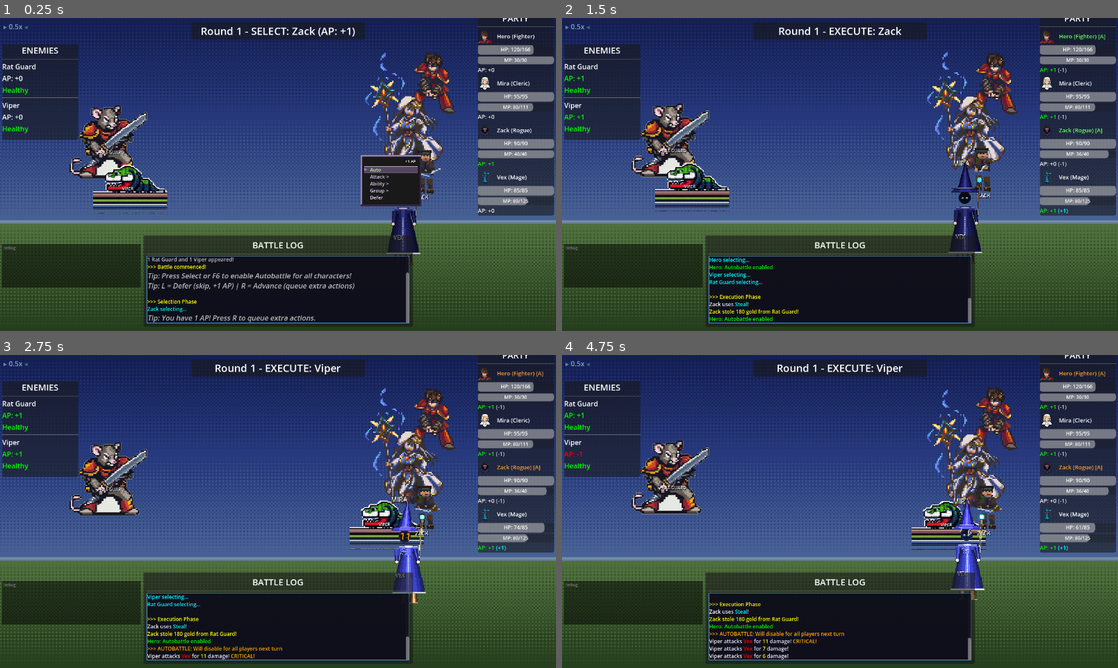
Above: before the commit, frames 1-4 (two rows, left to right).
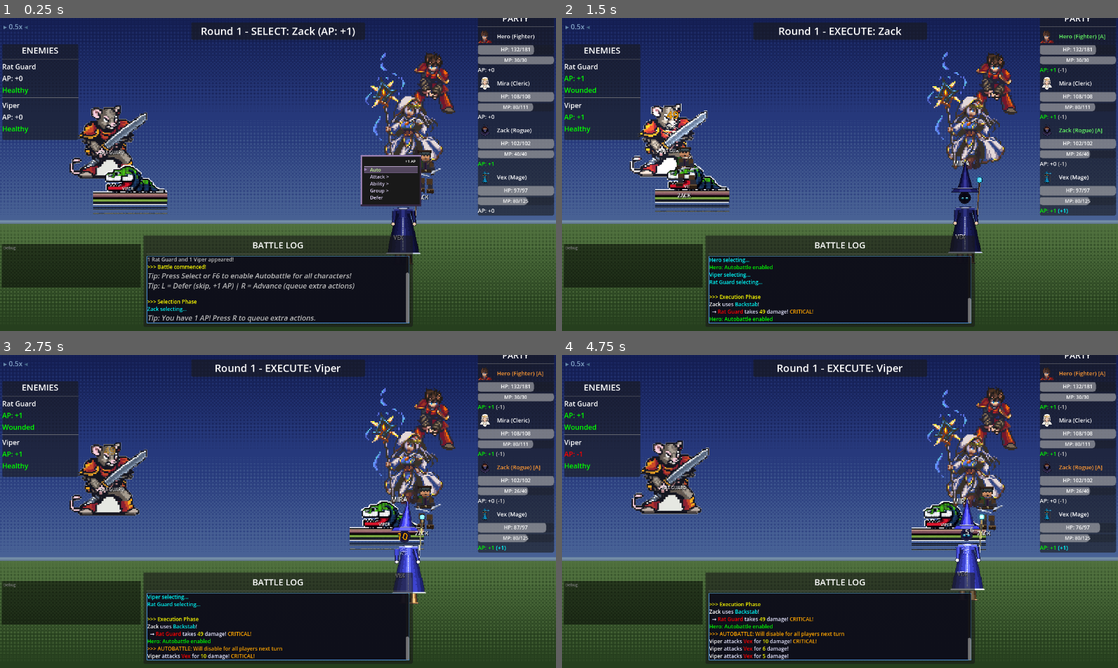
Above: after the commit, the same moments.

Repository: struktured-labs/cowardly-irregular
Game: Godot game, scene res://src/battle/BattleScene.tscn
The game is run twice, just before and just after one commit, with the same random seed, the same clock (stepped at 60 frames per second) and the same inputs. This scene is started directly instead of the project's main scene.
Inputs (mouse positions are in pixels of both pictures, inside the frame that each line leads up to):
- Up to frame 1 (0.25 s): no input
- Up to frame 2 (1.5 s): tap Enter at 0.5 s; move the mouse to (962, 158) at 0.52 s; hold Right (ui_right) 0.53-1.25 s; hold R (battle_advance) 0.53-1.25 s; click (962, 158) at 0.67 s; tap Z (ui_accept) at 0.77, 1.07 s; drag from (728, 190) to (812, 237) at 1.27 s
- Up to frame 3 (2.75 s): move the mouse to (333, 442) at 2.02 s; hold Right (ui_right) from 2.03 s (still down); hold Tab (battle_toggle_auto) from 2.03 s (still down)
- Up to frame 4 (4.75 s): release Right (ui_right) at 2.75 s; release Tab (battle_toggle_auto) at 2.75 s; drag from (812, 574) to (673, 464) at 2.77 s; move the mouse to (1006, 558) at 3.52 s; hold Left (ui_left) 3.53-4.25 s; tap E (camera_rotate_right) at 3.6 s; tap Z (ui_accept) at 3.77, 4.07 s; drag from (673, 464) to (756, 433) at 4.27 s

The runs differ from the first frame. In frame 1, 0.1% of the frame differs, in the area x 90-97%, y 8-56%; in frame 2, 2.5%, in the area x 0-99%, y 8-95%; in frame 3, 0.6%; in frame 4, 0.8%.

Commit message:
fix: W1 autobattle difficulty — smarter defaults, tuned monsters, party buff
USER FEEDBACK: Early W1 fights unwinnable on default autobattle.

Default Autobattle Scripts (complete rewrite):
- Fighter: potion at 30% HP, Power Strike to finish <35% enemies, target lowest HP
- Cleric: heal allies at 50% HP (was 40%), potion fallback when OOM, proactive healing
- Mage: Fire on packs (2+), Thunder on singles, target lowest magic defense, potion at 30%
- Rogue: Backstab opener on >60% HP enemies, Steal for economy, potion at 30%
- Removed all defer-when-low rules (were causing party to stall and die)

W1 Monster Tuning (level 1-3 only):
- Attack reduced 16-18% across slime, bat, mushroom, imp, goblin, wolf, spider, cave_rat
- HP reduced 11-17% on slime, mushroom, goblin, wolf, imp
- Imp magic reduced 17% (was oneshotting mage)

Starting Party Stats:
- All 4 starter jobs: +10-14% max_hp, +17-33% defense
- Mage/Cleric no longer die in 1-2 hits from W1 wolves/goblins

Co-Authored-By: Claude Opus 4.6 (1M context) <noreply@anthropic.com>

Diff:
--- a/data/jobs.json
+++ b/data/jobs.json
@@ -5,10 +5,10 @@
 		"type": 0,
 		"description": "A warrior skilled in physical combat. High HP and attack, excels at dealing consistent damage.",
 		"stat_modifiers": {
-			"max_hp": 120,
+			"max_hp": 132,
 			"max_mp": 30,
 			"attack": 15,
-			"defense": 12,
+			"defense": 14,
 			"magic": 5,
 			"speed": 8
 		},
@@ -37,10 +37,10 @@
 		"type": 0,
 		"description": "A devoted healer who channels restorative light. Low HP but high magic, keeps the party alive through faith and prayer.",
 		"stat_modifiers": {
-			"max_hp": 95,
+			"max_hp": 108,
 			"max_mp": 70,
 			"attack": 5,
-			"defense": 8,
+			"defense": 10,
 			"magic": 18,
 			"speed": 10
 		},
@@ -70,10 +70,10 @@
 		"type": 0,
 		"description": "A scholar of the arcane arts who wields destructive elemental magic. Low HP but devastating magical damage.",
 		"stat_modifiers": {
-			"max_hp": 85,
+			"max_hp": 97,
 			"max_mp": 80,
 			"attack": 5,
-			"defense": 6,
+			"defense": 8,
 			"magic": 20,
 			"speed": 9
 		},
@@ -103,10 +103,10 @@
 		"type": 0,
 		"description": "A cunning operative who strikes from the shadows. High speed, can steal items and gold from enemies.",
 		"stat_modifiers": {
-			"max_hp": 90,
+			"max_hp": 102,
 			"max_mp": 40,
 			"attack": 12,
-			"defense": 9,
+			"defense": 11,
 			"magic": 7,
 			"speed": 16
 		},
--- a/data/monsters.json
+++ b/data/monsters.json
@@ -5,9 +5,9 @@
 		"description": "A gelatinous blob. Weak but numerous.",
 		"level": 1,
 		"stats": {
-			"max_hp": 80,
+			"max_hp": 68,
 			"max_mp": 20,
-			"attack": 25,
+			"attack": 21,
 			"defense": 8,
 			"magic": 12,
 			"speed": 8
@@ -38,7 +38,7 @@
 		"stats": {
 			"max_hp": 50,
 			"max_mp": 15,
-			"attack": 28,
+			"attack": 23,
 			"defense": 5,
 			"magic": 15,
 			"speed": 18
@@ -67,9 +67,9 @@
 		"description": "A toxic mushroom creature. Slow but poisonous.",
 		"level": 2,
 		"stats": {
-			"max_hp": 100,
+			"max_hp": 85,
 			"max_mp": 25,
-			"attack": 22,
+			"attack": 18,
 			"defense": 12,
 			"magic": 25,
 			"speed": 5
@@ -103,11 +103,11 @@
 		"description": "A tiny demon with fire magic. Annoying but dangerous in groups.",
 		"level": 3,
 		"stats": {
-			"max_hp": 70,
+			"max_hp": 62,
 			"max_mp": 50,
-			"attack": 20,
+			"attack": 18,
 			"defense": 8,
-			"magic": 35,
+			"magic": 29,
 			"speed": 14
 		},
 		"abilities": [
@@ -141,9 +141,9 @@
 		"description": "A mischievous creature. Faster and craftier than slimes.",
 		"level": 3,
 		"stats": {
-			"max_hp": 120,
+			"max_hp": 100,
 			"max_mp": 30,
-			"attack": 32,
+			"attack": 27,
 			"defense": 10,
 			"magic": 18,
 			"speed": 12
@@ -175,9 +175,9 @@
 		"description": "A forest predator. Hunts in packs and strikes with surprising ferocity.",
 		"level": 3,
 		"stats": {
-			"max_hp": 110,
+			"max_hp": 92,
 			"max_mp": 10,
-			"attack": 35,
+			"attack": 29,
 			"defense": 12,
 			"magic": 8,
 			"speed": 16
@@ -207,7 +207,7 @@
 		"stats": {
 			"max_hp": 85,
 			"max_mp": 25,
-			"attack": 28,
+			"attack": 23,
 			"defense": 8,
 			"magic": 20,
 			"speed": 14
@@ -512,7 +512,7 @@
 		"stats": {
 			"max_hp": 90,
 			"max_mp": 15,
-			"attack": 30,
+			"attack": 25,
 			"defense": 8,
 			"magic": 10,
 			"speed": 14
--- a/src/autobattle/AutobattleSystem.gd
+++ b/src/autobattle/AutobattleSystem.gd
@@ -345,6 +345,8 @@
 			return enemies[randi() % enemies.size()] if enemies.size() > 0 else null
 		"lowest_hp_ally":
 			return _get_lowest_hp_ally(combatant)
+		"lowest_magic_defense_enemy":
+			return _get_lowest_magic_defense_enemy(combatant)
 		"self":
 			return combatant
 		_:
@@ -606,25 +608,27 @@
 
 
 func _create_fighter_default_script(character_id: String) -> Dictionary:
-	"""Conservative Fighter script - basic attacks, power strike on weakened enemies"""
+	"""Fighter script - aggressive physical damage, potion safety net, Power Strike finisher"""
 	return {
 		"character_id": character_id,
 		"name": "Fighter Default",
 		"rules": [
-			# Low HP - defer to recover
-			{
-				"conditions": [{"type": "hp_percent", "op": "<", "value": 20}],
-				"actions": [{"type": "defer"}]
+			# Critical HP + has potion: use it immediately
+			{
+				"conditions": [
+					{"type": "hp_percent", "op": "<", "value": 30},
+					{"type": "item_count", "item_id": "potion", "op": ">", "value": 0}
+				],
+				"actions": [{"type": "item", "id": "potion", "target": "self"}]
 			},
-			# Finish off weak enemy with Power Strike
+			# Power Strike to finish off a wounded enemy
 			{
 				"conditions": [
-					{"type": "enemy_hp_percent", "op": "<", "value": 30},
-					{"type": "mp_percent", "op": ">=", "value": 20}
+					{"type": "enemy_hp_percent", "op": "<", "value": 35}
 				],
 				"actions": [{"type": "ability", "id": "power_strike", "target": "lowest_hp_enemy"}]
 			},
-			# Default - basic attack
+			# Default - attack lowest HP enemy to kill off threats quickly
 			{
 				"conditions": [{"type": "always"}],
 				"actions": [{"type": "attack", "target": "lowest_hp_enemy"}]
@@ -634,33 +638,36 @@
 
 
 func _create_white_mage_default_script(character_id: String) -> Dictionary:
-	"""Conservative White Mage script - heal allies, conserve MP"""
+	"""Cleric script - proactive healing first, potion when dry, attack when party is healthy"""
 	return {
 		"character_id": character_id,
 		"name": "Healer Default",
 		"rules": [
-			# Emergency self-heal
+			# Priority: any ally (including self) at or below 50% HP — heal immediately
 			{
 				"conditions": [
-					{"type": "hp_percent", "op": "<", "value": 30},
-					{"type": "mp_percent", "op": ">=", "value": 10}
-				],
-				"actions": [{"type": "ability", "id": "cure", "target": "self"}]
-			},
-			# Heal critically low ally
-			{
-				"conditions": [
-					{"type": "ally_hp_percent", "op": "<", "value": 40},
+					{"type": "ally_hp_percent", "op": "<=", "value": 50},
 					{"type": "mp_percent", "op": ">=", "value": 10}
 				],
 				"actions": [{"type": "ability", "id": "cure", "target": "lowest_hp_ally"}]
 			},
-			# Low MP - conserve with basic attack
-			{
-				"conditions": [{"type": "mp_percent", "op": "<", "value": 20}],
-				"actions": [{"type": "attack", "target": "lowest_hp_enemy"}]
+			# Self at or below 50% but MP is gone: use a potion
+			{
+				"conditions": [
+					{"type": "hp_percent", "op": "<=", "value": 50},
+					{"type": "item_count", "item_id": "potion", "op": ">", "value": 0}
+				],
+				"actions": [{"type": "item", "id": "potion", "target": "self"}]
 			},
-			# Default - attack if everyone healthy
+			# Out of MP but ally critically low: use potion on them
+			{
+				"conditions": [
+					{"type": "ally_hp_percent", "op": "<", "value": 30},
+					{"type": "item_count", "item_id": "potion", "op": ">", "value": 0}
+				],
+				"actions": [{"type": "item", "id": "potion", "target": "lowest_hp_ally"}]
+			},
+			# Default - attack when party is safe
 			{
 				"conditions": [{"type": "always"}],
 				"actions": [{"type": "attack", "target": "lowest_hp_enemy"}]
@@ -670,25 +677,34 @@
 
 
 func _create_thief_default_script(character_id: String) -> Dictionary:
-	"""Conservative Thief script - fast attacks, steal when safe"""
+	"""Rogue script - backstab opener, steal early, potion safety net, fast finisher"""
 	return {
 		"character_id": character_id,
-		"name": "Thief Default",
+		"name": "Rogue Default",
 		"rules": [
-			# Low HP - defer
-			{
-				"conditions": [{"type": "hp_percent", "op": "<", "value": 25}],
-				"actions": [{"type": "defer"}]
+			# Critical HP: use potion before deferring
+			{
+				"conditions": [
+					{"type": "hp_percent", "op": "<", "value": 30},
+					{"type": "item_count", "item_id": "potion", "op": ">", "value": 0}
+				],
+				"actions": [{"type": "item", "id": "potion", "target": "self"}]
 			},
-			# Steal from high HP enemy (safe to try)
+			# Backstab: high-damage opener when enemy is healthy (hasn't been tagged yet)
 			{
 				"conditions": [
-					{"type": "enemy_hp_percent", "op": ">", "value": 70},
-					{"type": "mp_percent", "op": ">=", "value": 15}
+					{"type": "enemy_hp_percent", "op": ">", "value": 60}
+				],
+				"actions": [{"type": "ability", "id": "backstab", "target": "lowest_hp_enemy"}]
+			},
+			# Steal from high HP enemy at start of fight for items
+			{
+				"conditions": [
+					{"type": "enemy_hp_percent", "op": ">", "value": 75}
 				],
 				"actions": [{"type": "ability", "id": "steal", "target": "highest_hp_enemy"}]
 			},
-			# Default - attack weakest
+			# Default - attack weakest to finish fights fast
 			{
 				"conditions": [{"type": "always"}],
 				"actions": [{"type": "attack", "target": "lowest_hp_enemy"}]
@@ -698,35 +714,35 @@
 
 
 func _create_black_mage_default_script(character_id: String) -> Dictionary:
-	"""Conservative Black Mage script - magic damage, conserve MP"""
+	"""Mage script - lead with magic, target low-defense enemies, potion safety net"""
 	return {
 		"character_id": character_id,
-		"name": "Nuker Default",
+		"name": "Mage Default",
 		"rules": [
-			# Low HP - defer
-			{
-				"conditions": [{"type": "hp_percent", "op": "<", "value": 25}],
-				"actions": [{"type": "defer"}]
+			# Critical HP: use potion before anything else
+			{
+				"conditions": [
+					{"type": "hp_percent", "op": "<", "value": 30},
+					{"type": "item_count", "item_id": "potion", "op": ">", "value": 0}
+				],
+				"actions": [{"type": "item", "id": "potion", "target": "self"}]
 			},
-			# Low MP - conserve with basic attack
-			{
-				"conditions": [{"type": "mp_percent", "op": "<", "value": 25}],
-				"actions": [{"type": "attack", "target": "lowest_hp_enemy"}]
-			},
-			# Multiple enemies - use Fire for damage
+			# Multiple enemies with enough MP: Fire hits all and softens the pack
 			{
 				"conditions": [
 					{"type": "enemy_count", "op": ">=", "value": 2},
-					{"type": "mp_percent", "op": ">=", "value": 30}
+					{"type": "mp_percent", "op": ">=", "value": 25}
 				],
-				"actions": [{"type": "ability", "id": "fire", "target": "lowest_hp_enemy"}]
+				"actions": [{"type": "ability", "id": "fire", "target": "lowest_magic_defense_enemy"}]
 			},
-			# Single enemy - Thunder for efficiency
-			{
-				"conditions": [{"type": "mp_percent", "op": ">=", "value": 25}],
-				"actions": [{"type": "ability", "id": "thunder", "target": "lowest_hp_enemy"}]
+			# Single enemy, good MP: Thunder for solid single-target damage
+			{
+				"conditions": [
+					{"type": "mp_percent", "op": ">=", "value": 20}
+				],
+				"actions": [{"type": "ability", "id": "thunder", "target": "lowest_magic_defense_enemy"}]
 			},
-			# Default fallback
+			# MP depleted: basic attack rather than deferring dead weight
 			{
 				"conditions": [{"type": "always"}],
 				"actions": [{"type": "attack", "target": "lowest_hp_enemy"}]
@@ -1079,6 +1095,16 @@
 	return allies[0]
 
 
+func _get_lowest_magic_defense_enemy(combatant: Combatant) -> Combatant:
+	"""Get enemy with lowest defense (magic damage scales at 0.5x defense — lowest defense = best magic target)"""
+	var enemies = _get_enemies_for(combatant)
+	if enemies.size() == 0:
+		return null
+
+	enemies.sort_custom(func(a, b): return a.defense < b.defense)
+	return enemies[0]
+
+
 ## Script management
 func create_script(script_name: String) -> Dictionary:
 	"""Create a new empty autobattle script"""
